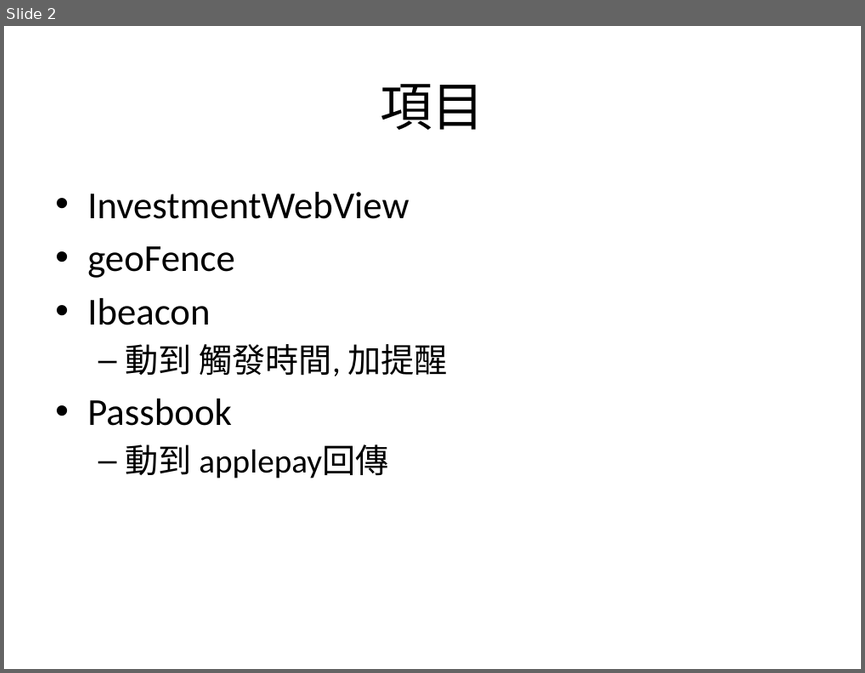
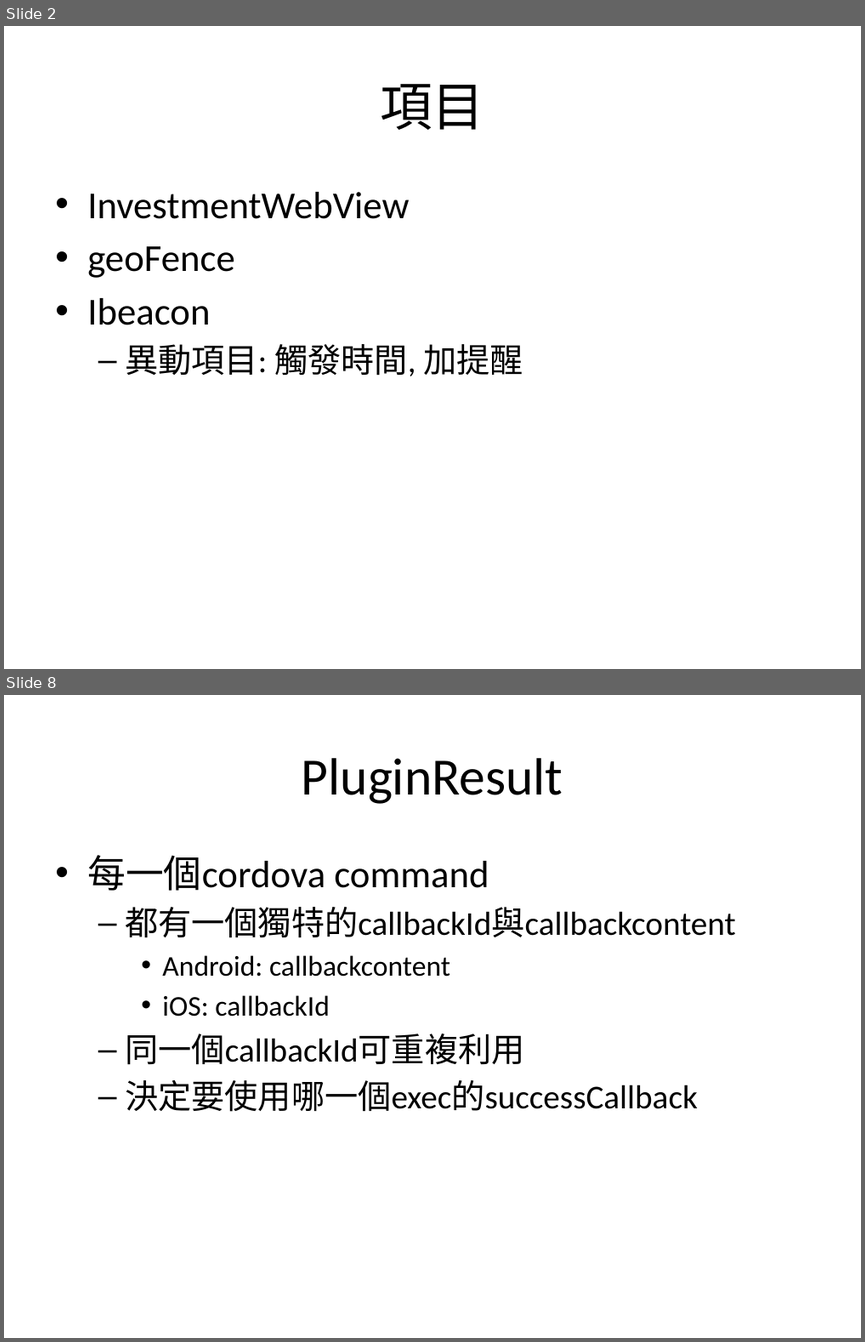
Before and after one commit to kodakjerec/myWebView, a slide deck: sequence/SCMobile負責項目.pptx. Shown one above the other, each under a label of ours: slide 2 before the commit, slides 2 and 8 after it; the slides between them are not shown. The pictures are 865x673 and 865x1342 pixels, drawn with LibreOffice and Linux fonts; fonts in the diff are those of the drawing. Boxes give left, top, right and bottom in pixels: in the first picture for what was removed or moved away, otherwise in the second. Text is boxed around its words. In the diff, an @@ line names an element or a change of style, - is before the commit and + after.

```diff
--- a/sequence/SCMobile負責項目.pptx
+++ b/sequence/SCMobile負責項目.pptx
@@ slide 8 added at (x1=4, y1=695, x2=861, y2=1338), background #FFFFFF @@
@@ title added at (x1=302, y1=758, x2=563, y2=804), 44 pt, text #000000 @@
+PluginResult
@@ text added at (x1=87, y1=855, x2=735, y2=1111), 28 pt, text #000000 @@
+• 每一個cordova command
+  – 都有一個獨特的callbackId與callbackcontent
+    • Android: callbackcontent
+    • iOS: callbackId
+  – 同一個callbackId可重複利用
+  – 決定要使用哪一個exec的successCallback
@@ slide 2 changed as well @@
@@ text at (x1=125, y1=344, x2=522, y2=376): text changed @@
-  – 動到 觸發時間, 加提醒
-• Passbook
-  – 動到 applepay回傳
+  – 異動項目: 觸發時間, 加提醒
```
Also in this commit, not shown: 4 other slides changed, 15 other slides added, 1 slide removed, 11 other files.
